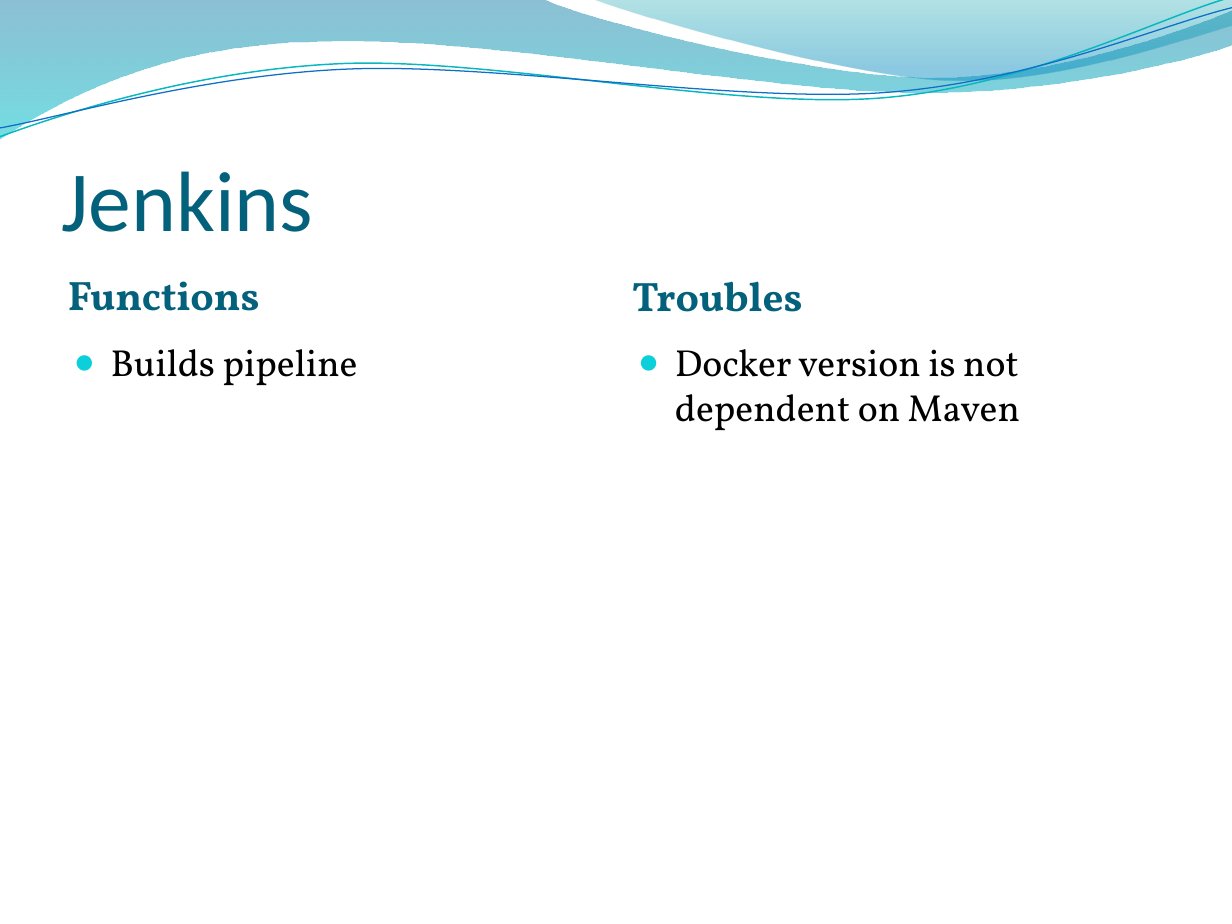
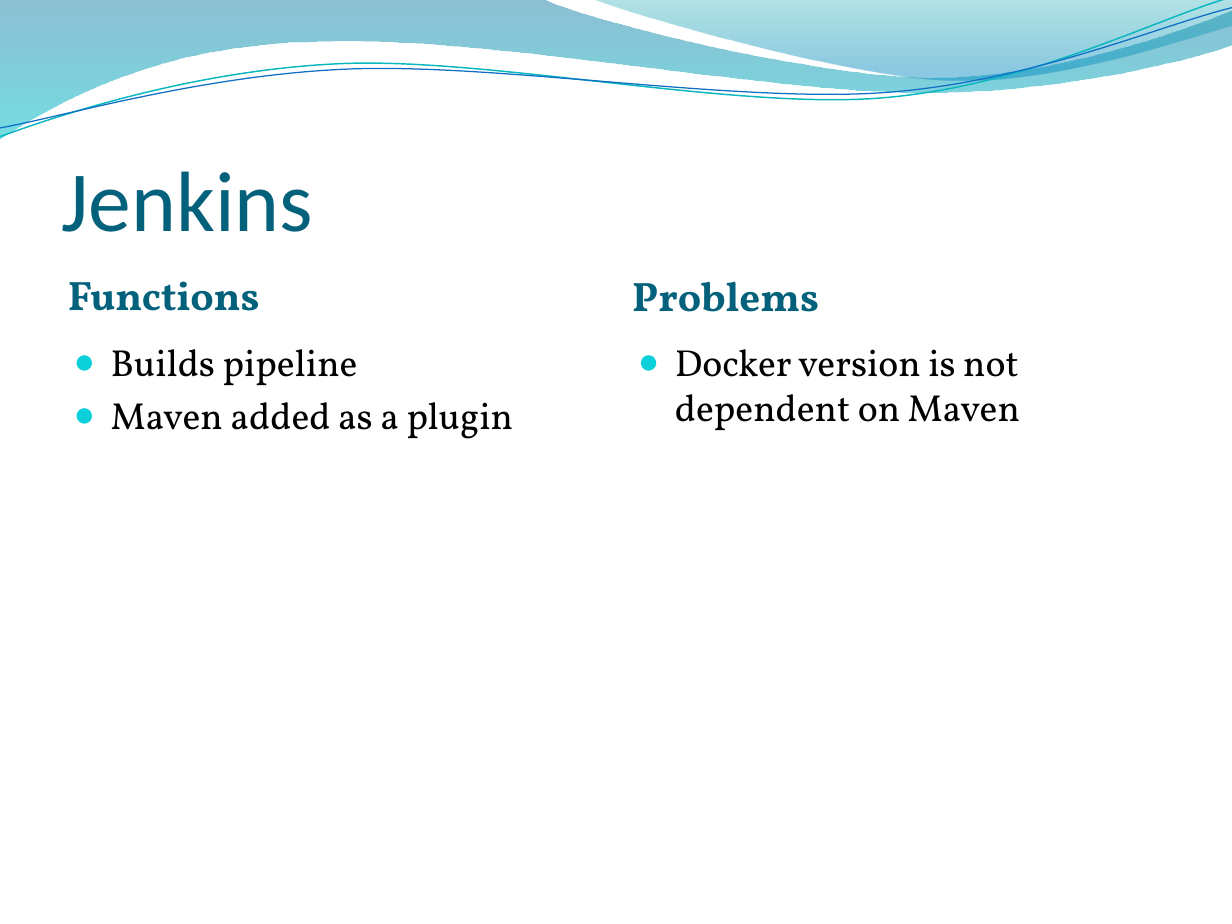
Before and after one commit to Brad94/Team2CIProject, a slide deck: slide 23 of Presentation.pptx (slide 21 before the commit). Drawn at 1232x924 pixels with LibreOffice and Linux fonts; fonts in the diff are those of the drawing; background and template pictures are left out. Boxes give left, top, right and bottom in pixels: in the first picture for what was removed or moved away, otherwise in the second. Text is boxed around its words. In the diff, an @@ line names an element or a change of style, - is before the commit and + after.

```diff
--- a/Presentation.pptx
+++ b/Presentation.pptx
@@ text at (x1=632, y1=281, x2=819, y2=312): text changed @@
-Troubles
+Problems
@@ text at (x1=111, y1=402, x2=514, y2=439): paragraph added @@
+● Maven added as a plugin
```
Also in this commit, not shown: 8 other slides changed, 5 slides added.
